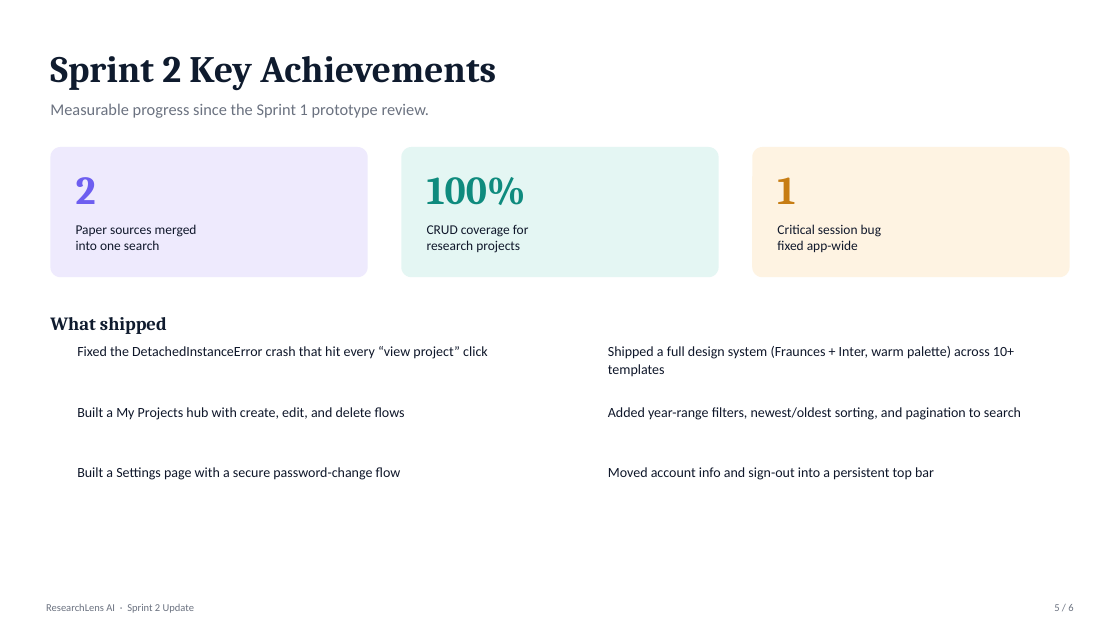
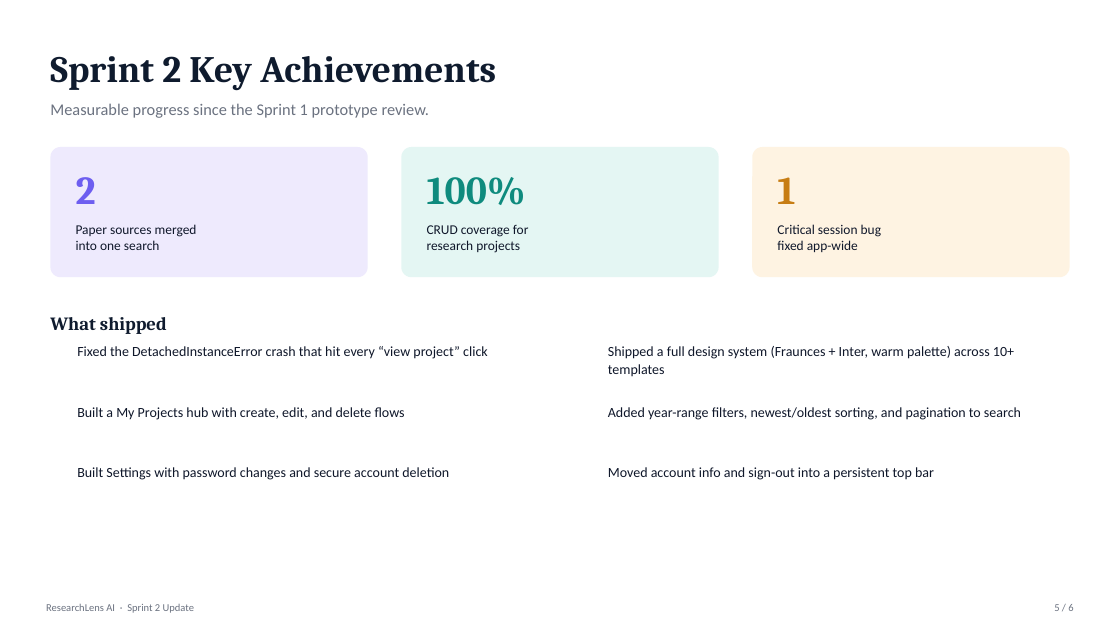
Before and after one commit to EmmanuelOrunta/researchlens-ai, a slide deck: slide 5 of presentations/ResearchLens_AI_Sprint2_Update.pptx. Drawn at 1120x630 pixels with LibreOffice and Linux fonts; fonts in the diff are those of the drawing; background and template pictures are left out. Boxes give left, top, right and bottom in pixels: in the first picture for what was removed or moved away, otherwise in the second. Text is boxed around its words. In the diff, an @@ line names an element or a change of style, - is before the commit and + after.

```diff
--- a/presentations/ResearchLens_AI_Sprint2_Update.pptx
+++ b/presentations/ResearchLens_AI_Sprint2_Update.pptx
@@ text at [77,467,449,480]: text changed @@
-Built a Settings page with a secure password-change flow
+Built Settings with password changes and secure account deletion
```
Also in this commit, not shown: 3 other slides changed.
